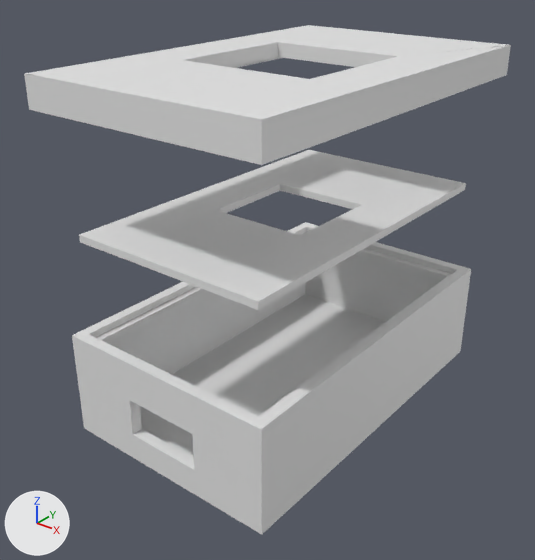
The Blender file Case Assets/macroPad_Case_v2_FileBox.blend: old version first, new version second.
The view is the same before and after, from a 50 mm lens placed at (56.8, -76.0, 63.2), pointed at (-0.8, -3.9, 18.5). The axes (+X, +Y, +Z) are drawn at lower left. The lights are the same throughout.

In view in the first picture: '1_Lid', '2_Switch Plate', '3_Base'.
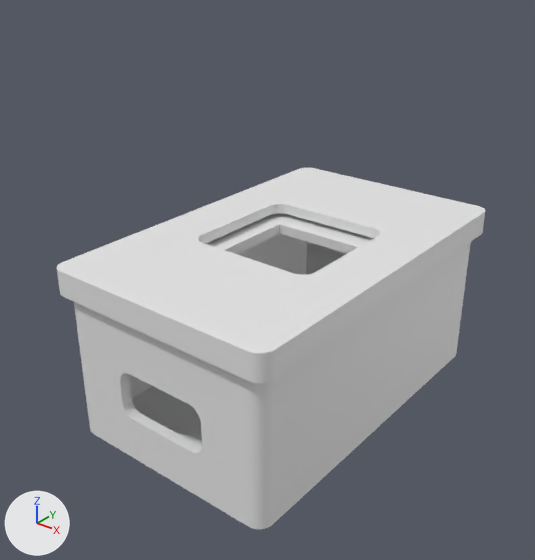
Commit message: Many case upgrades:

ob_hexpad_logo_sans_line is not drawn itself; it is used by a modifier of ob_3_base.

Pixel boxes (x1, y1, x2, y2) of what changed, in the pictures (535 x 560 px):
'3_Base', reshaped
    before: (72, 222, 471, 535)
    after: (74, 233, 471, 529)
'1_Lid.001', added
    after: (57, 168, 485, 383)
'1_Lid', deleted
    before: (24, 25, 511, 165)
'2_Switch Plate', deleted
    before: (79, 150, 466, 310)
'2_Switch Plate.001', added
    after: (206, 213, 374, 254)

Edits to the bpy script that builds the scene:
```text
Change me_cube:
    used by ob_3_base; location = (0.0, 0.0, 0.0)
    remove me_cube.from_pydata(...)  # 60 vertices, 56 faces; spans x -16.0..16.0, y -26.0..26.0, z -0.8..14.2
    add me_cube.from_pydata(...)  # 248 vertices, 204 faces, 2 loose edges; spans x -16.0..16.0, y -26.0..26.0, z -0.8..22.3
    me_cube part 1: 60 vertices removed from x -16.0..16.0, y -26.0..26.0, z -0.8..14.2; 248 vertices added at x -16.0..16.0, y -26.0..26.0, z -0.8..22.3
Add me_cube_004:
    me_cube_004.from_pydata(...)  # 28 vertices, 25 faces; spans x -14.1..14.5, y -24.3..24.3, z -1.1..0.4
Add me_cube_003:
    me_cube_003.from_pydata(...)  # 199 vertices, 131 faces, 3 loose edges; spans x -17.1..17.1, y -27.1..27.1, z -2.5..1.0
    me_cube_003.polygons.foreach_set('use_smooth', [True] * 131)
Remove ob_2_switch_plate:
    ob_2_switch_plate = bpy.data.objects.new('2_Switch Plate', me_cube_001)
    ob_2_switch_plate.location = (-0.2, 0.1, 28.1)
Remove ob_1_lid:
    ob_1_lid = bpy.data.objects.new('1_Lid', me_cube_002)
    ob_1_lid.location = (0.1, -0.2, 46.9)
Add ob_2_switch_plate_001:
    ob_2_switch_plate_001 = bpy.data.objects.new('2_Switch Plate.001', me_cube_004)
    ob_2_switch_plate_001.location = (-0.2, 0.0, 21.7)
    _m = ob_2_switch_plate_001.modifiers.new('Boolean', 'BOOLEAN')
    _m.operand_type = 'COLLECTION'
Add ob_1_lid_001:
    ob_1_lid_001 = bpy.data.objects.new('1_Lid.001', me_cube_003)
    ob_1_lid_001.location = (0.1, 0.0, 23.2)
```
